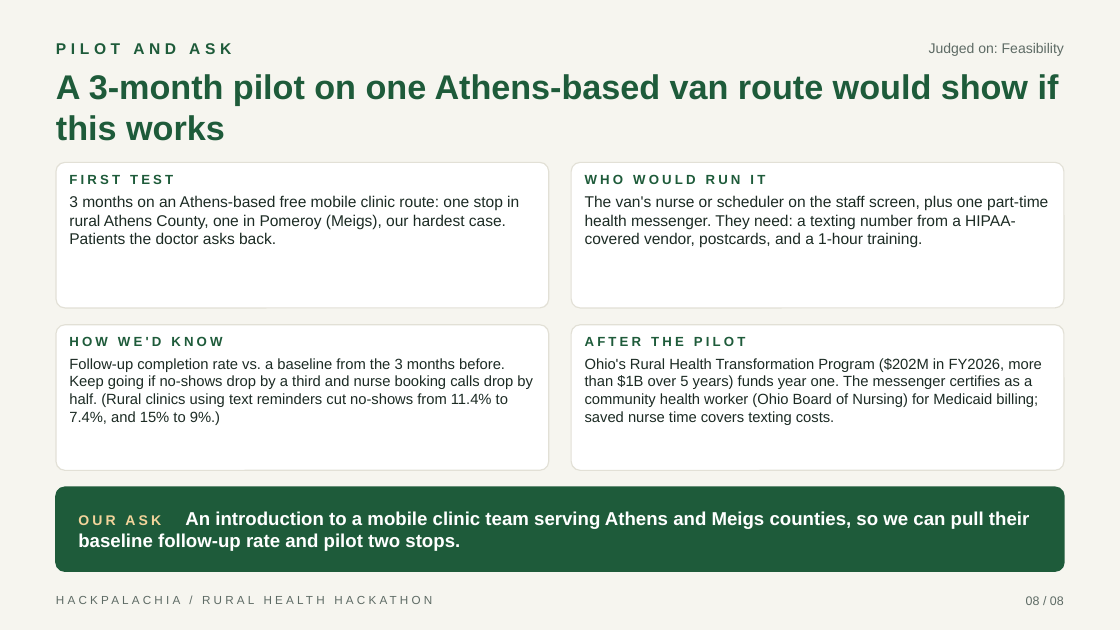
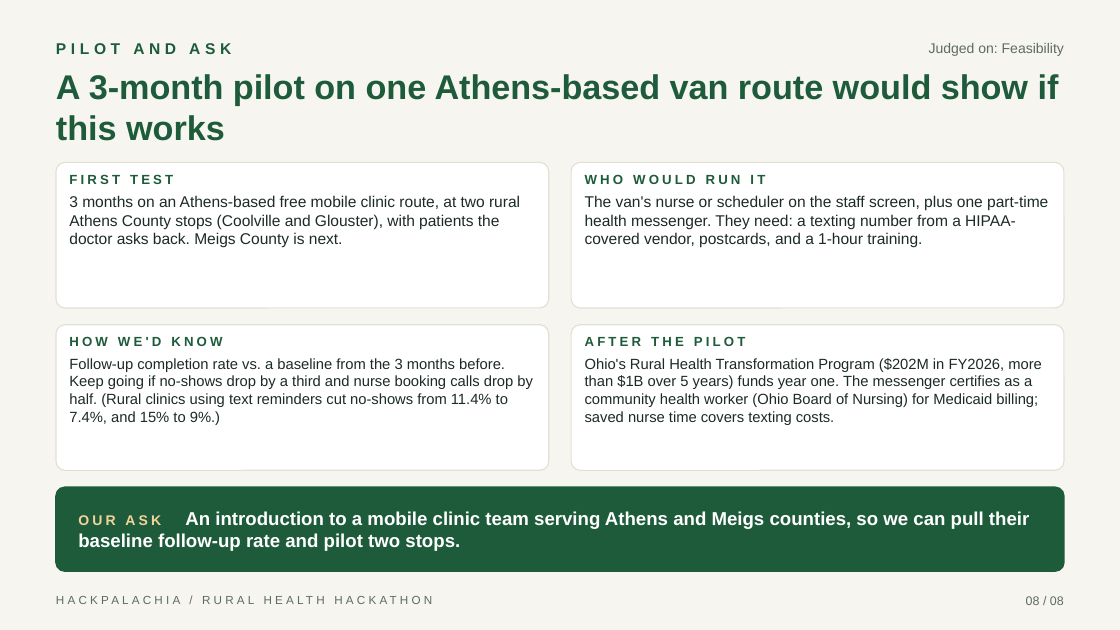
Before and after one commit to skylerfokine/book-without-calling, a slide deck: slide 8 of pitch/Book_Without_Calling_Pitch.pptx. Drawn at 1120x630 pixels with LibreOffice and Linux fonts; fonts in the diff are those of the drawing. Boxes give left, top, right and bottom in pixels: in the first picture for what was removed or moved away, otherwise in the second. Text is boxed around its words. In the diff, an @@ line names an element or a change of style, - is before the commit and + after.

```diff
--- a/pitch/Book_Without_Calling_Pitch.pptx
+++ b/pitch/Book_Without_Calling_Pitch.pptx
@@ text at bbox=[69, 195, 520, 248]: text changed @@
-3 months on an Athens-based free mobile clinic route: one stop in rural Athens County, one in Pomeroy (Meigs), our hardest case. Patients the doctor asks back.
+3 months on an Athens-based free mobile clinic route, at two rural Athens County stops (Coolville and Glouster), with patients the doctor asks back. Meigs County is next.
```
Also in this commit, not shown: 1 other file.
